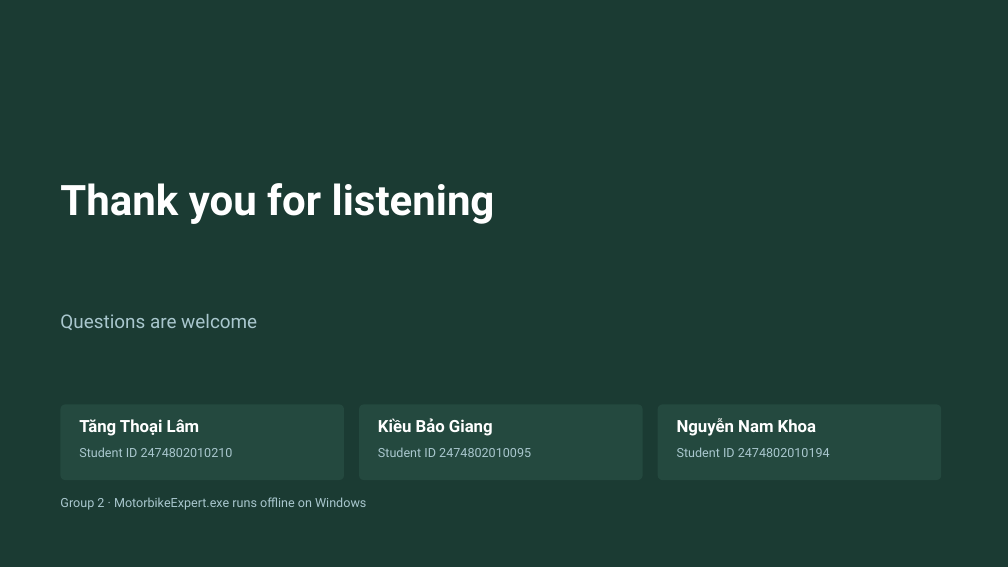
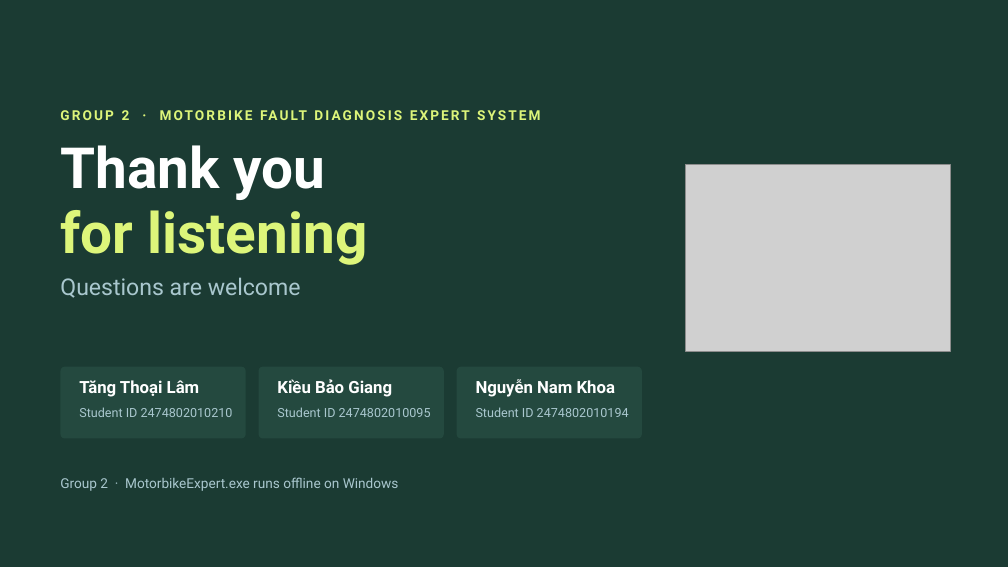
Before and after one commit to noway165/72ITAI30103_Team2_Motorbike_Expert_System, a slide deck: slide 15 of docs/slides/Group2_Presentation.pptx. Drawn at 1008x567 pixels with LibreOffice and Linux fonts; fonts in the diff are those of the drawing; grey boxes stand for pictures. Boxes give left, top, right and bottom in pixels: in the first picture for what was removed or moved away, otherwise in the second. Text is boxed around its words. In the diff, an @@ line names an element or a change of style, - is before the commit and + after.

Commit message:
Slides: the team's title and thank-you design (artwork from Group2_PresentationSlide.pdf), demo cards without names

```diff
--- a/docs/slides/Group2_Presentation.pptx
+++ b/docs/slides/Group2_Presentation.pptx
@@ text added at <box>122,110,130,120</box>, 13 pt, text #DDF57A, bold @@
+GROUP 2 · MOTORBIKE FAULT DIAGNOSIS EXPERT SYSTEM
@@ text added at <box>60,145,326,200</box>, 54 pt, text #FFFFFF, bold @@
+Thank you
@@ picture added at <box>686,165,951,352</box> @@
@@ title removed at <box>60,183,495,224</box> @@
-Thank you for listening
@@ text added at <box>60,210,368,265</box>, 54 pt, text #DDF57A, bold @@
+for listening
@@ text "Questions are welcome": place and size @@
-text "Questions are welcome" at <box>60,314,257,330</box>
+text "Questions are welcome" at <box>60,277,301,298</box>
@@ text "Questions are welcome" at <box>60,277,301,298</box>: size 18 to 22 pt; less space between paragraphs @@
@@ rounded rectangle: place and size @@
-rounded rectangle at <box>60,405,344,480</box>
+rounded rectangle at <box>60,367,246,439</box>
@@ text "Tăng Thoại Lâm": place and size @@
-text "Tăng Thoại Lâm" at <box>79,419,200,436</box>
+text "Tăng Thoại Lâm" at <box>79,380,200,397</box>
@@ rounded rectangle added at <box>259,367,444,439</box>, fill #24493F @@
@@ text "Kiều Bảo Giang": place and size @@
-text "Kiều Bảo Giang" at <box>378,418,493,436</box>
+text "Kiều Bảo Giang" at <box>277,379,392,397</box>
@@ rounded rectangle: place and size @@
-rounded rectangle at <box>359,405,643,480</box>
+rounded rectangle at <box>457,367,642,439</box>
@@ text "Nguyễn Nam Khoa": place and size @@
-text "Nguyễn Nam Khoa" at <box>677,418,816,436</box>
+text "Nguyễn Nam Khoa" at <box>476,379,615,397</box>
@@ text "Student ID 2474802010210": place and size @@
-text "Student ID 2474802010210" at <box>79,447,233,457</box>
+text "Student ID 2474802010210" at <box>79,407,233,417</box>
@@ text "Student ID 2474802010095": place and size @@
-text "Student ID 2474802010095" at <box>378,447,531,457</box>
+text "Student ID 2474802010095" at <box>277,407,431,417</box>
@@ text "Student ID 2474802010194": place and size @@
-text "Student ID 2474802010194" at <box>677,447,830,457</box>
+text "Student ID 2474802010194" at <box>476,407,629,417</box>
@@ rounded rectangle removed at <box>658,405,941,480</box> @@
@@ text "Group 2 · MotorbikeExpert.exe runs ...": place and size @@
-text "Group 2 · MotorbikeExpert.exe runs ..." at <box>60,497,366,510</box>
+text "Group 2 · MotorbikeExpert.exe runs ..." at <box>60,477,399,491</box>
@@ text "Group 2 · MotorbikeExpert.exe runs ..." at <box>60,477,399,491</box>: size 12 to 13 pt @@
```
Also in this commit, not shown: 2 other slides changed, 3 other files.
